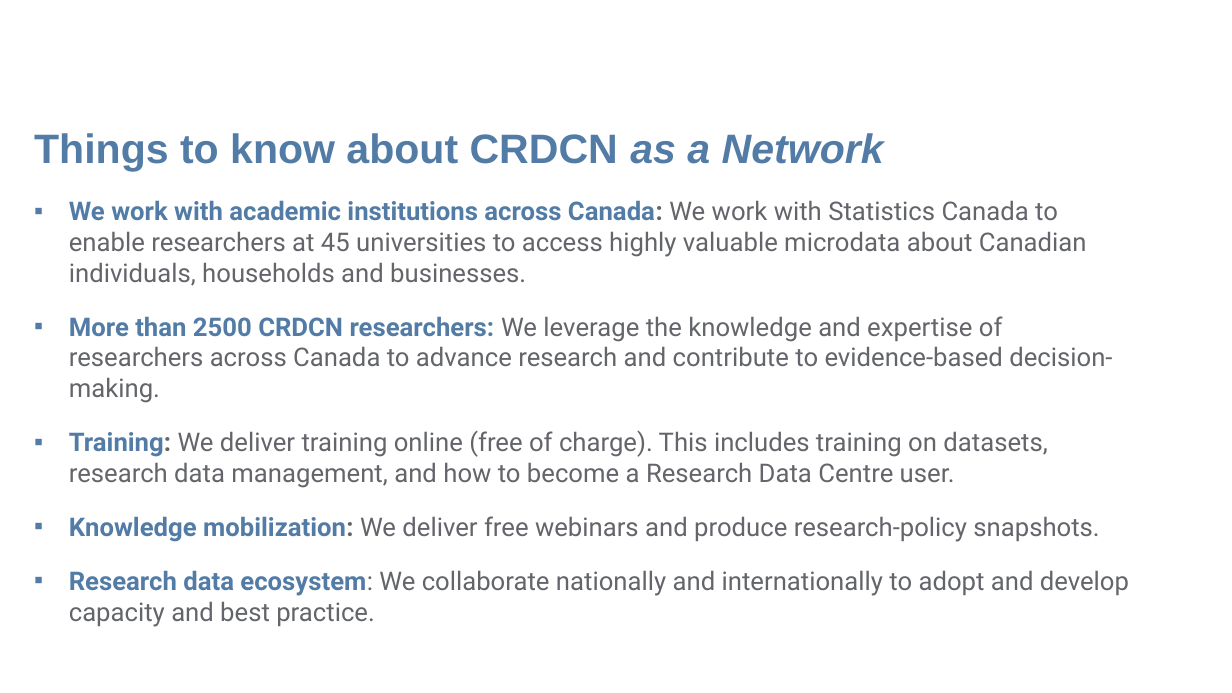
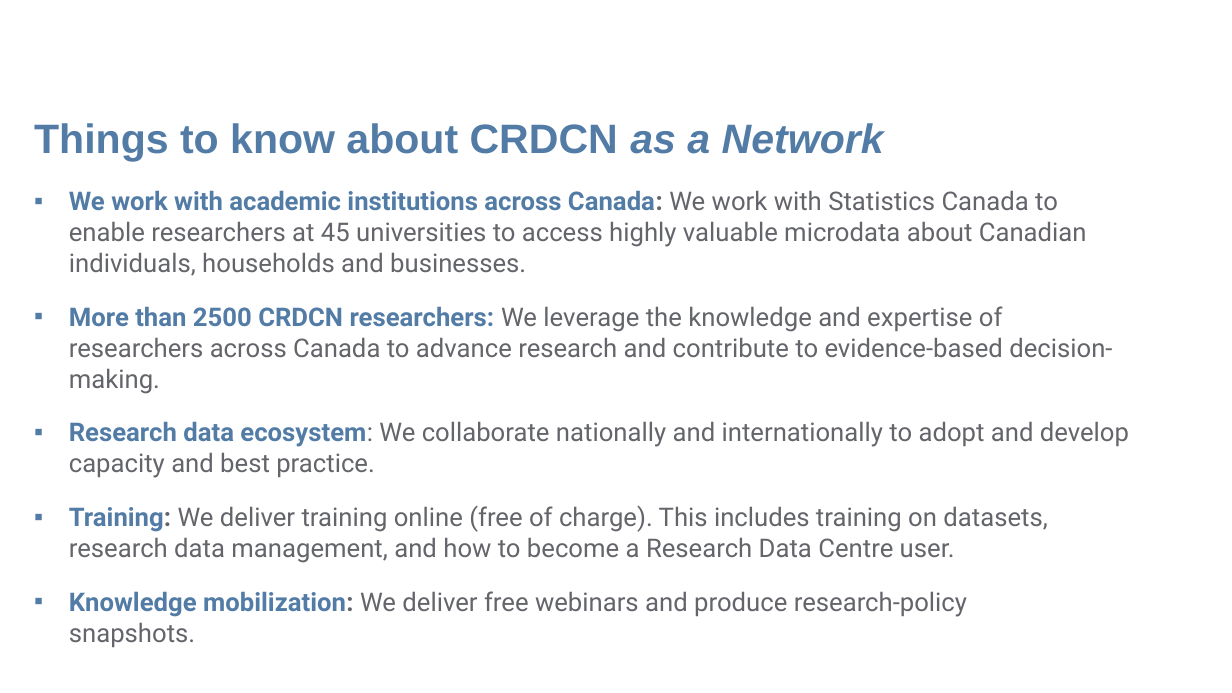
Before and after one commit to CRDCN/RAD_Training, a slide deck: slide 6 of Provincial outreach deck.pptx. Drawn at 1232x693 pixels with LibreOffice and Linux fonts; fonts in the diff are those of the drawing; background and template pictures are left out. Boxes give left, top, right and bottom in pixels: in the first picture for what was removed or moved away, otherwise in the second. Text is boxed around its words. In the diff, an @@ line names an element or a change of style, - is before the commit and + after.

```diff
--- a/Provincial outreach deck.pptx
+++ b/Provincial outreach deck.pptx
@@ text "Things to know about CRDCN ...": place and size @@
-text "Things to know about CRDCN ..." at <box>34,133,1129,621</box>
+text "Things to know about CRDCN ..." at <box>34,123,1129,647</box>
@@ text at <box>69,421,1129,478</box>: paragraph added @@
+▪ Research data ecosystem: We collaborate nationally and internationally to adopt and develop capacity and best practice.
@@ text at <box>69,570,1129,621</box>: paragraph removed @@
-▪ Research data ecosystem: We collaborate nationally and internationally to adopt and develop capacity and best practice.
```
Also in this commit, not shown: 6 other slides changed, 2 slides removed, 2 other files.
